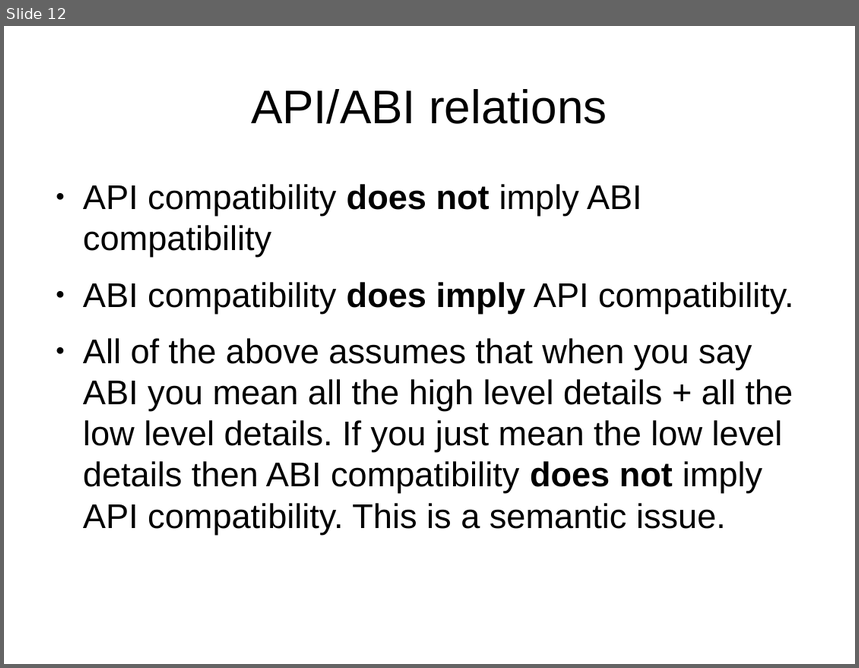
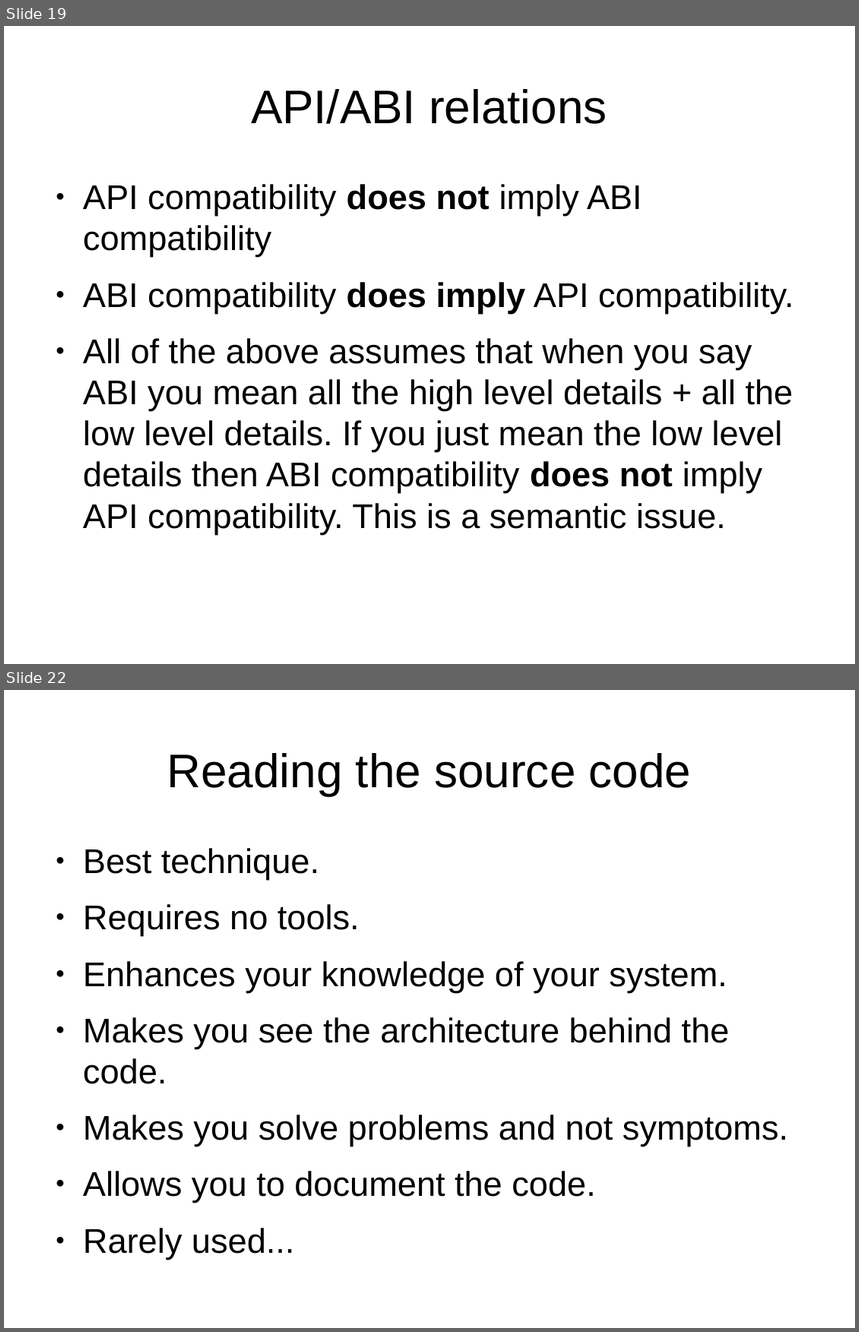
Before and after one commit to kalmuthu/slides, a slide deck: odp/gdb.odp. Shown one above the other, each under a label of ours: slide 12 before the commit, slides 19 and 22 after it; the slides between them are not shown. The pictures are 859x668 and 859x1332 pixels, drawn with LibreOffice and Linux fonts; fonts in the diff are those of the drawing. Boxes give left, top, right and bottom in pixels: in the first picture for what was removed or moved away, otherwise in the second. Text is boxed around its words. In the diff, an @@ line names an element or a change of style, - is before the commit and + after.

```diff
--- a/odp/gdb.odp
+++ b/odp/gdb.odp
@@ slide 22 added at (4,690,855,1328), background #FFFFFF @@
@@ title added at (167,753,692,796), 44 pt, text #000000 @@
+Reading the source code
@@ text added at (83,848,788,1203), 32 pt, text #000000 @@
+● Best technique.
+● Requires no tools.
+● Enhances your knowledge of your system.
+● Makes you see the architecture behind the code.
+● Makes you solve problems and not symptoms.
+● Allows you to document the code.
+● Rarely used...
@@ what was slide 12 is now slide 19 @@
```
Also in this commit, not shown: 5 slides changed, 10 other slides added, 1 slide removed.
